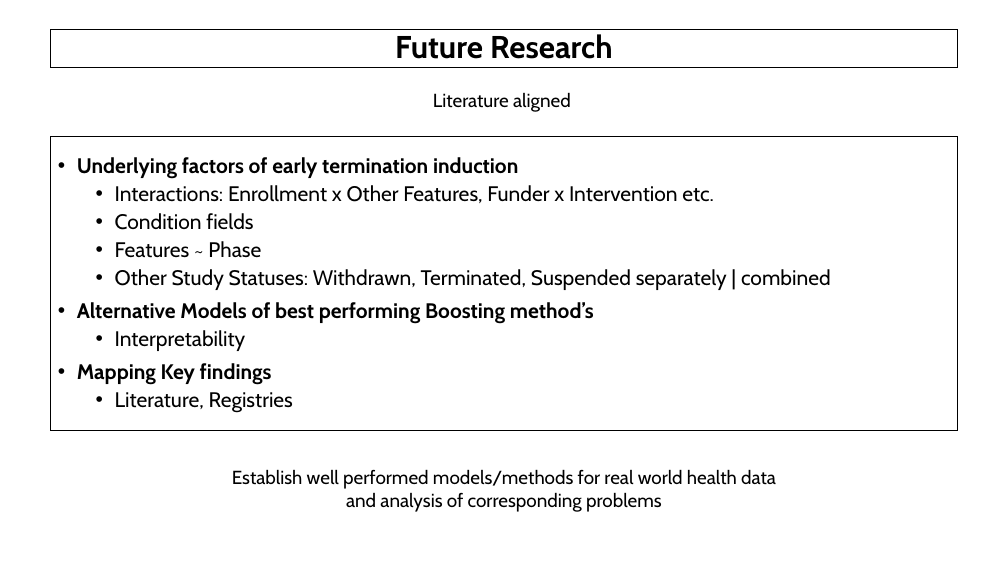
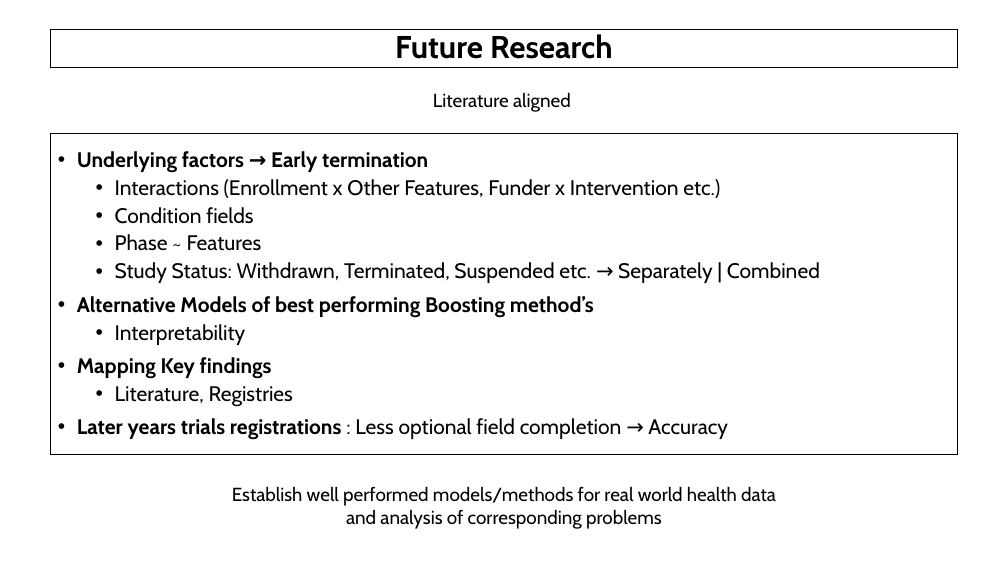
Before and after one commit to AndreouEugenia/Thesis, a slide deck: slide 27 of Thesis_Presentation.pptx (slide 26 before the commit). Drawn at 1008x567 pixels with LibreOffice and Linux fonts; fonts in the diff are those of the drawing; background and template pictures are left out. Boxes give left, top, right and bottom in pixels: in the first picture for what was removed or moved away, otherwise in the second. Text is boxed around its words. In the diff, an @@ line names an element or a change of style, - is before the commit and + after.

```diff
--- a/Thesis_Presentation.pptx
+++ b/Thesis_Presentation.pptx
@@ text "Underlying factors → Early termination": place and size @@
-text "Underlying factors → Early termination" at (51, 136, 958, 431)
+text "Underlying factors → Early termination" at (51, 133, 958, 454)
@@ text at (77, 151, 720, 198): text changed @@
-• Underlying factors of early termination induction
-  • Interactions: Enrollment x Other Features, Funder x Intervention etc.
+• Underlying factors → Early termination
+  • Interactions (Enrollment x Other Features, Funder x Intervention etc.)
@@ text at (115, 234, 820, 283): text changed @@
-  • Features ~ Phase
-  • Other Study Statuses: Withdrawn, Terminated, Suspended separately | combined
+  • Phase ~ Features
+  • Study Status: Withdrawn, Terminated, Suspended etc. → Separately | Combined
@@ text at (77, 418, 728, 440): paragraph added @@
+• Later years trials registrations : Less optional field completion → Accuracy
@@ text "Establish well performed models/methods for ...": place and size @@
-text "Establish well performed models/methods for ..." at (232, 469, 776, 512)
+text "Establish well performed models/methods for ..." at (232, 486, 776, 529)
```
Also in this commit, not shown: 16 other slides changed, 1 slide added, 15 other files.
